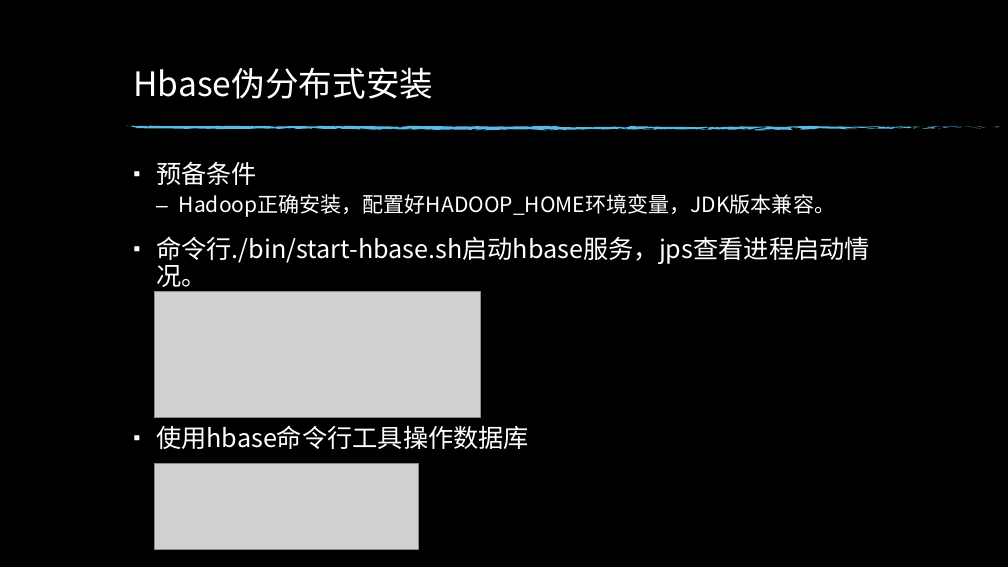
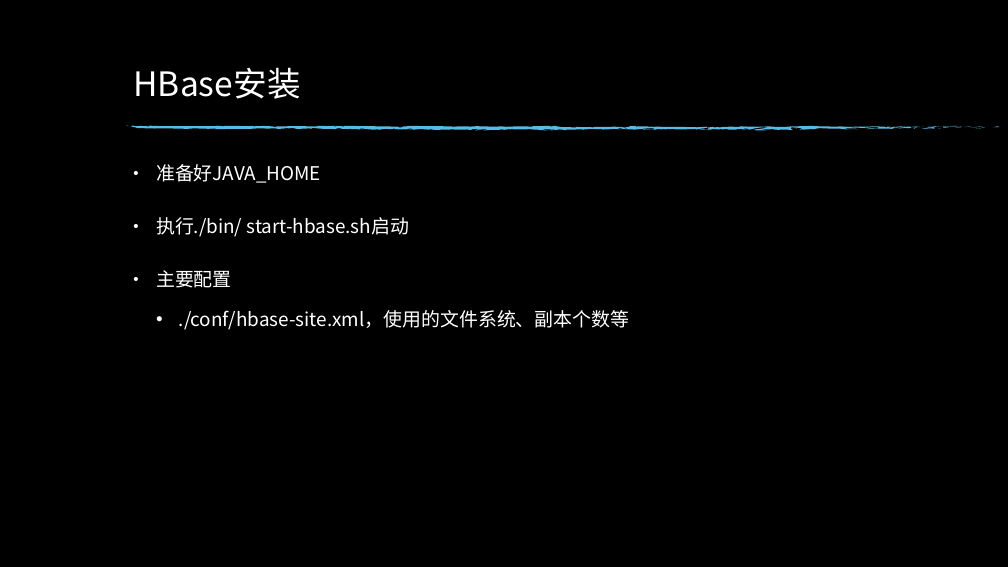
Before and after one commit to luminocean/cloud-computing, a slide deck: slide 13 of homework/实践1.pptx (slide 10 before the commit). Drawn at 1008x567 pixels with LibreOffice and Linux fonts; fonts in the diff are those of the drawing; grey boxes stand for pictures; background and template pictures are left out. Boxes give left, top, right and bottom in pixels: in the first picture for what was removed or moved away, otherwise in the second. Text is boxed around its words. In the diff, an @@ line names an element or a change of style, - is before the commit and + after.

```diff
--- a/homework/实践1.pptx
+++ b/homework/实践1.pptx
@@ title at <box>133,67,300,99</box>: text changed @@
-Hbase伪分布式安装
+HBase安装
@@ text at <box>156,164,630,330</box>: text changed; size 24 to 18 pt @@
-▪ 预备条件
-  – Hadoop正确安装，配置好HADOOP_HOME环境变量，JDK版本兼容。
-  ▪ 命令行./bin/start-hbase.sh启动hbase服务，jps查看进程启动情况。
-  ▪ 使用hbase命令行工具操作数据库
+• 准备好JAVA_HOME
+• 执行./bin/ start-hbase.sh启动
+• 主要配置
+  • ./conf/hbase-site.xml，使用的文件系统、副本个数等
@@ picture removed at <box>154,291,480,418</box> @@
@@ picture removed at <box>154,464,418,550</box> @@
```
Also in this commit, not shown: 7 other slides changed, 3 slides added, 2 slides removed, 4 other files.
